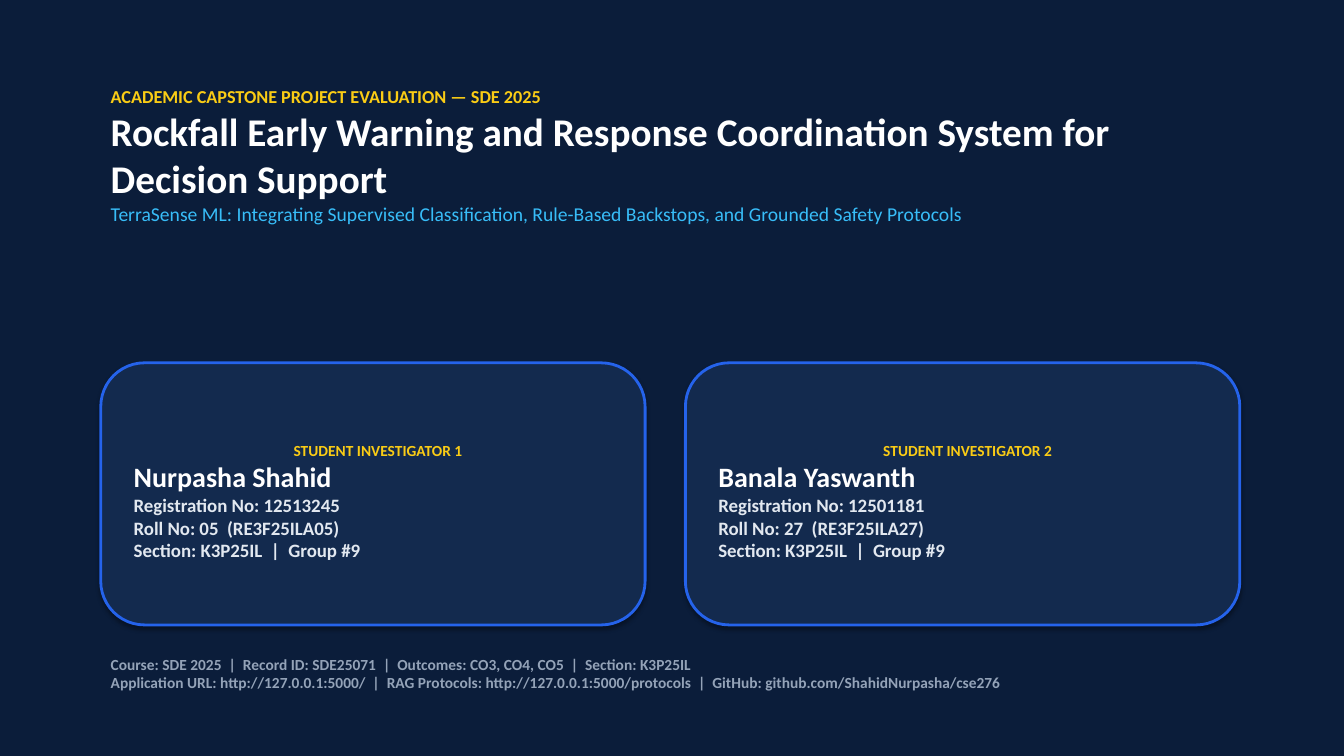
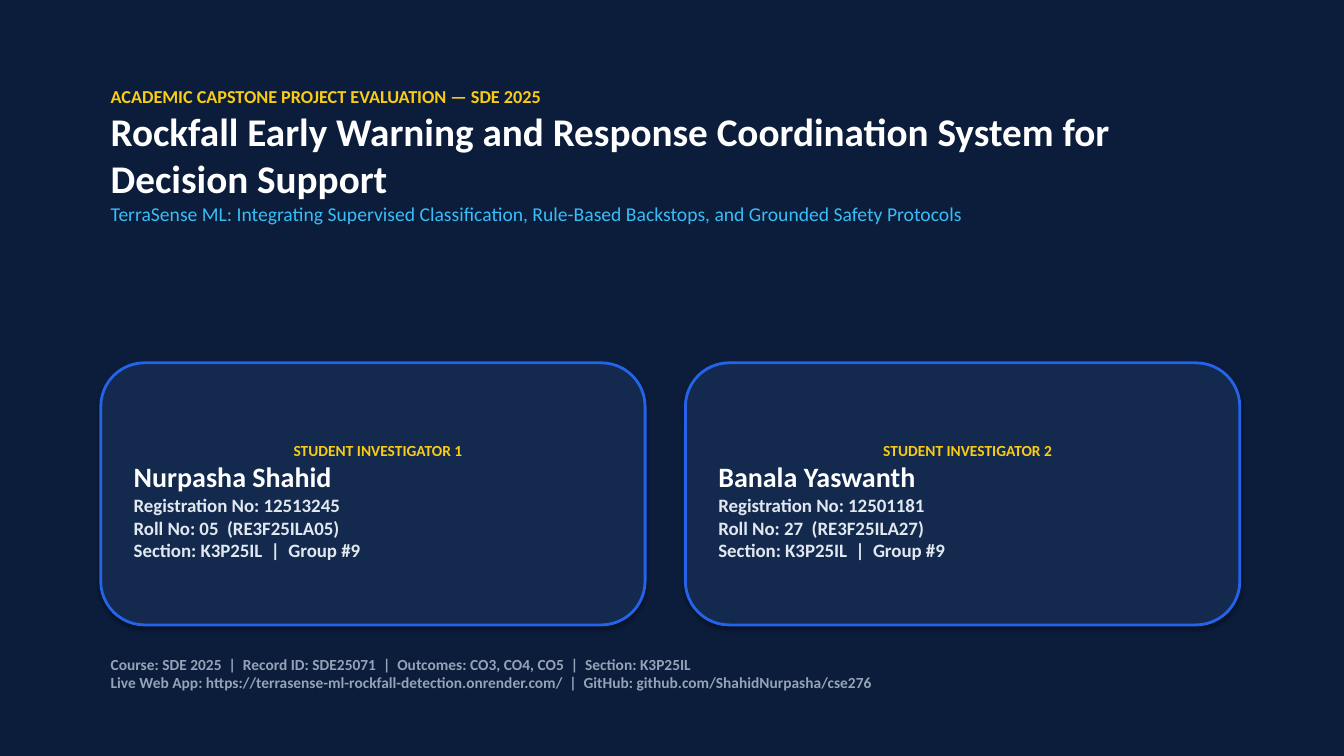
Before and after one commit to ShahidNurpasha/TerraSense-ML-Rockfall-Detection, a slide deck: slide 1 of ROCKFALL_EARLY_WARNING_PRESENTATION.pptx. Drawn at 1344x756 pixels with LibreOffice and Linux fonts; fonts in the diff are those of the drawing. Boxes give left, top, right and bottom in pixels: in the first picture for what was removed or moved away, otherwise in the second. Text is boxed around its words. In the diff, an @@ line names an element or a change of style, - is before the commit and + after.

Commit message:
Add live Render deployment link https://terrasense-ml-rockfall-detection.onrender.com/, integrate RAG AI Assistant chatbot, Procfile and gunicorn

```diff
--- a/ROCKFALL_EARLY_WARNING_PRESENTATION.pptx
+++ b/ROCKFALL_EARLY_WARNING_PRESENTATION.pptx
@@ text at bbox=[111, 659, 872, 691]: text changed @@
-Course: SDE 2025 | Record ID: SDE25071 | Outcomes: CO3, CO4, CO5 | Section: K3P25IL
-Application URL: http://127.0.0.1:5000/ | RAG Protocols: http://127.0.0.1:5000/protocols | GitHub: github.com/ShahidNurpasha/cse276
+Course: SDE 2025 | Record ID: SDE25071 | Outcomes: CO3, CO4, CO5 | Section: K3P25IL
+Live Web App: https://terrasense-ml-rockfall-detection.onrender.com/ | GitHub: github.com/ShahidNurpasha/cse276
```
Also in this commit, not shown: 2 other slides changed, 12 other files.
